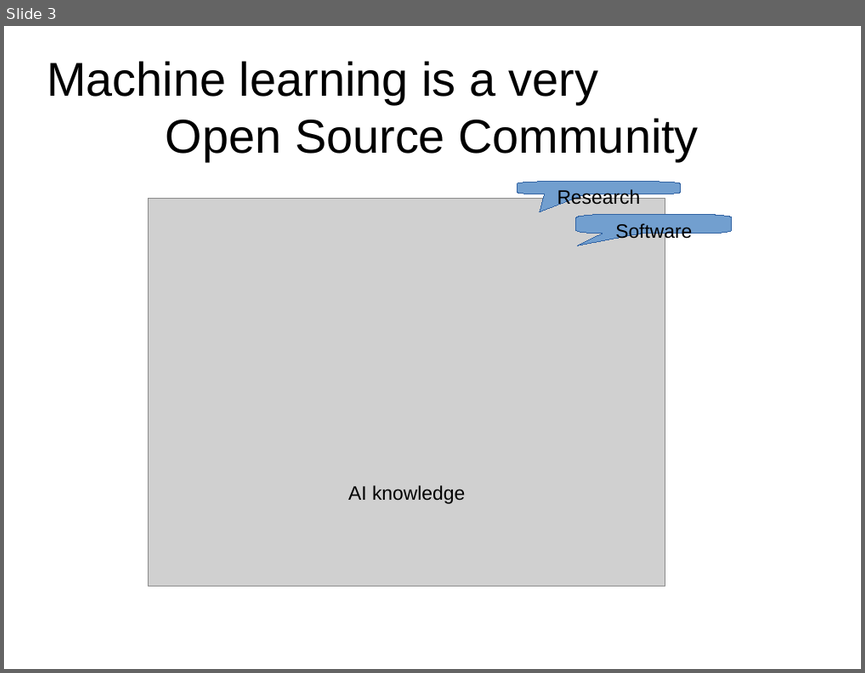
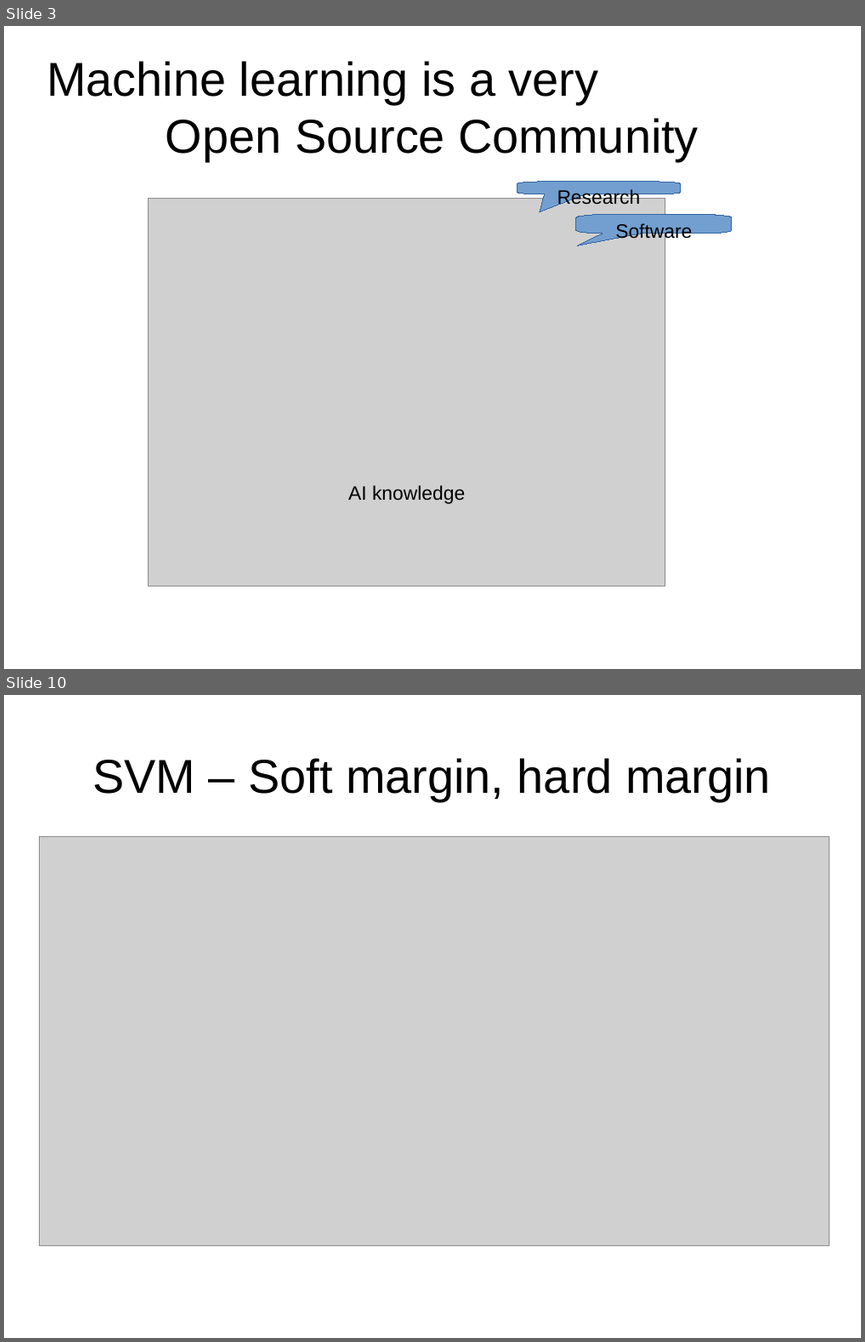
Before and after one commit to tanmoyAtb/data_models, a slide deck: models.pptx. Shown one above the other, each under a label of ours: slide 3 before the commit, slides 3 and 10 after it; the slides between them are not shown. The pictures are 865x673 and 865x1342 pixels, drawn with LibreOffice and Linux fonts; fonts in the diff are those of the drawing; grey boxes stand for pictures. Boxes give left, top, right and bottom in pixels: in the first picture for what was removed or moved away, otherwise in the second. Text is boxed around its words. In the diff, an @@ line names an element or a change of style, - is before the commit and + after.

```diff
--- a/models.pptx
+++ b/models.pptx
@@ slide 10 added at (4, 695, 861, 1338), background #FFFFFF @@
@@ text added at (93, 758, 771, 801), 44 pt, text #000000 @@
+SVM – Soft margin, hard margin
@@ picture added at (39, 836, 828, 1247) @@
```
Also in this commit, not shown: 14 other slides added, 1 slide removed, 4 other files.
